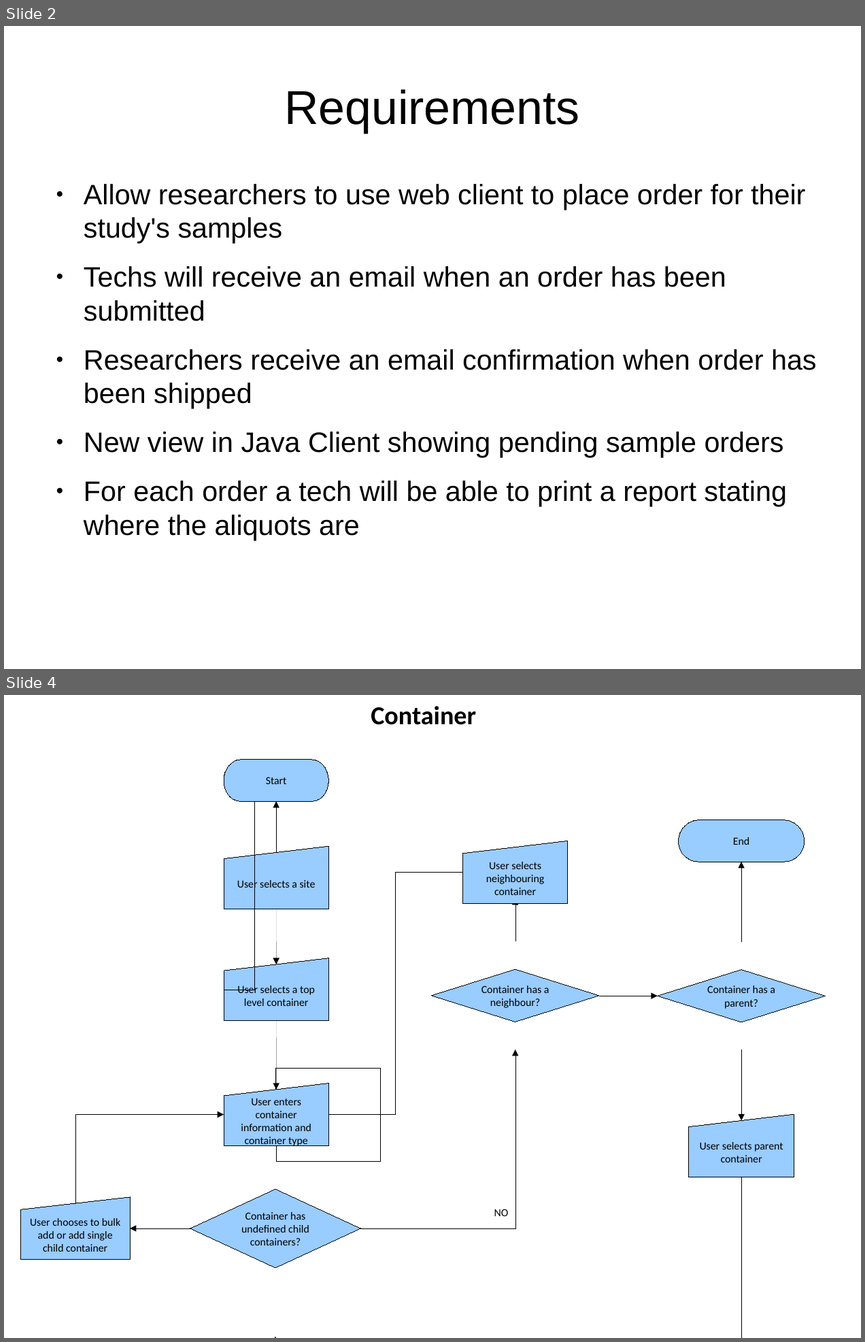
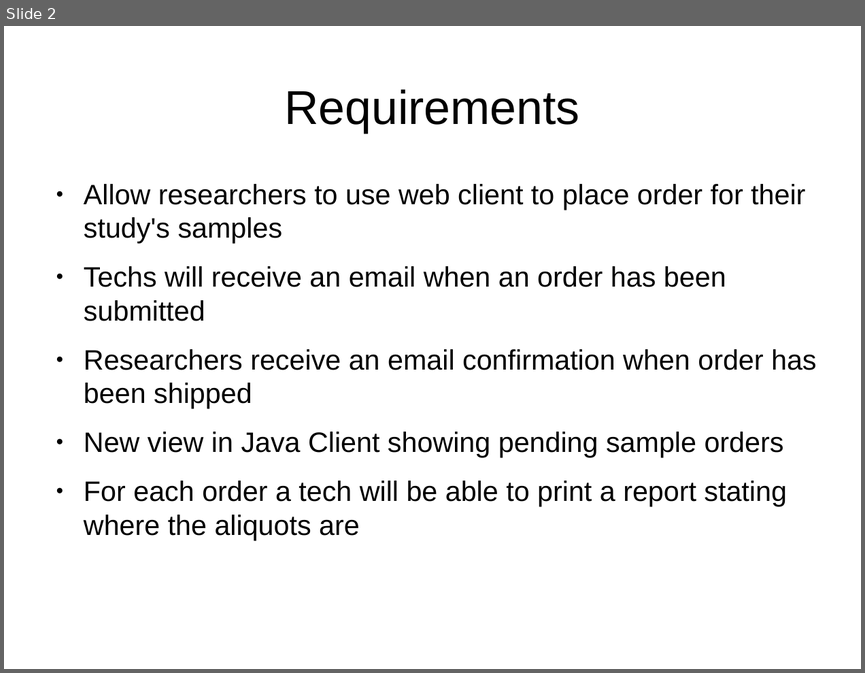
Before and after one commit to CBSR-Biobank/biobank, a slide deck: docs/sampleRequestFlowcharts.odp. Shown one above the other, each under a label of ours: slides 2 and 4 before the commit, slide 2 after it; the slides between them are not shown. The pictures are 865x1342 and 865x673 pixels, drawn with LibreOffice and Linux fonts; fonts in the diff are those of the drawing. Boxes give left, top, right and bottom in pixels: in the first picture for what was removed or moved away, otherwise in the second. Text is boxed around its words. In the diff, an @@ line names an element or a change of style, - is before the commit and + after.

```diff
--- a/docs/sampleRequestFlowcharts.odp
+++ b/docs/sampleRequestFlowcharts.odp
@@ slide 4 removed at [4, 695, 861, 1338], background #FFFFFF @@
@@ text removed at [371, 706, 476, 725] @@
-Container
@@ pill shape removed at [224, 760, 329, 802] @@
-Start
@@ elbow arrow removed from (224, 989) to (224, 781) @@
@@ elbow arrow removed from (276, 852) to (276, 802) @@
@@ pill shape removed at [679, 820, 805, 862] @@
-End
@@ flow chart manual input removed at [224, 846, 329, 908] @@
-User selects a site
@@ flow chart manual input removed at [463, 841, 568, 903] @@
-User selects neighbouring container
@@ elbow line removed from (463, 872) to (329, 1114) @@
@@ elbow arrow removed from (741, 943) to (742, 862) @@
@@ arrow removed from (276, 909) to (276, 964) @@
@@ elbow arrow removed from (515, 941) to (515, 899) @@
@@ flow chart manual input removed at [224, 957, 329, 1020] @@
-User selects a top level container
@@ diamond removed at [432, 970, 600, 1022] @@
-Container has a neighbour?
@@ diamond removed at [658, 970, 826, 1022] @@
-Container has a parent?
@@ elbow arrow removed from (600, 995) to (658, 996) @@
@@ arrow removed from (276, 1015) to (276, 1089) @@
@@ elbow arrow removed from (361, 1228) to (515, 1049) @@
@@ elbow arrow removed from (742, 1049) to (742, 1120) @@
@@ elbow arrow removed from (276, 1140) to (275, 1120) @@
@@ flow chart manual input removed at [224, 1083, 329, 1145] @@
-User enters container information and container type
@@ elbow arrow removed from (75, 1204) to (224, 1114) @@
@@ flow chart manual input removed at [689, 1114, 794, 1176] @@
-User selects parent container
@@ elbow arrow removed from (742, 1177) to (275, 1336) @@
@@ flow chart manual input removed at [20, 1198, 130, 1259] @@
-User chooses to bulk add or add single child container
@@ diamond removed at [190, 1189, 360, 1268] @@
-Container has undefined child containers?
@@ text removed at [494, 1208, 509, 1216] @@
-NO
@@ elbow arrow removed from (190, 1228) to (130, 1228) @@
```
Also in this commit, not shown: 1 slide changed.
